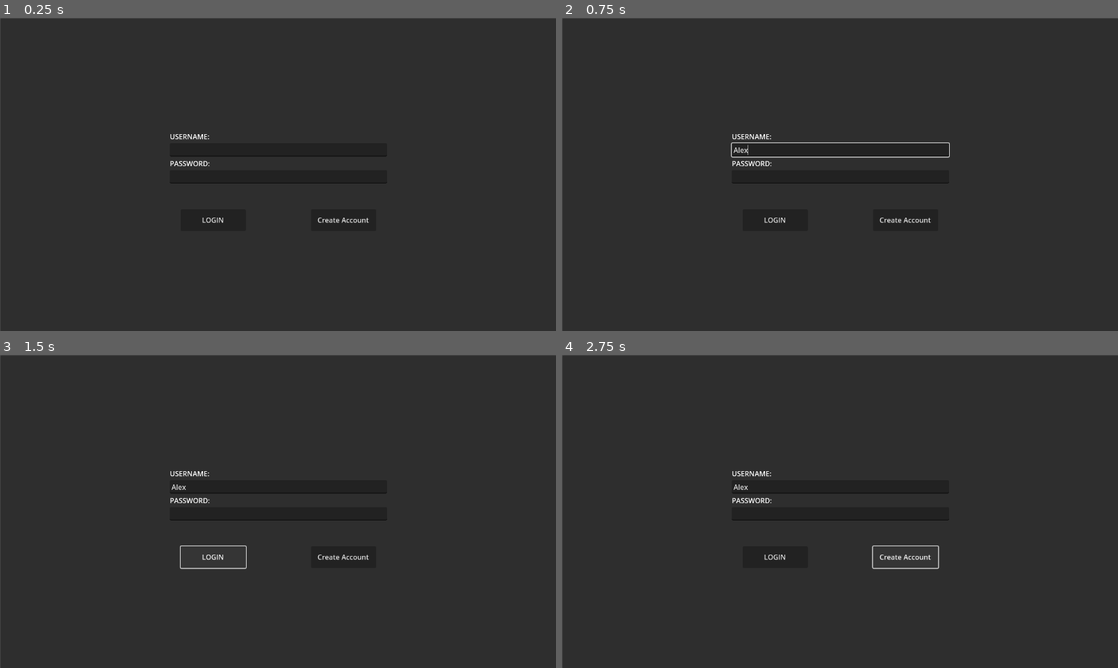
Above: before the commit, frames 1-4 (two rows, left to right).
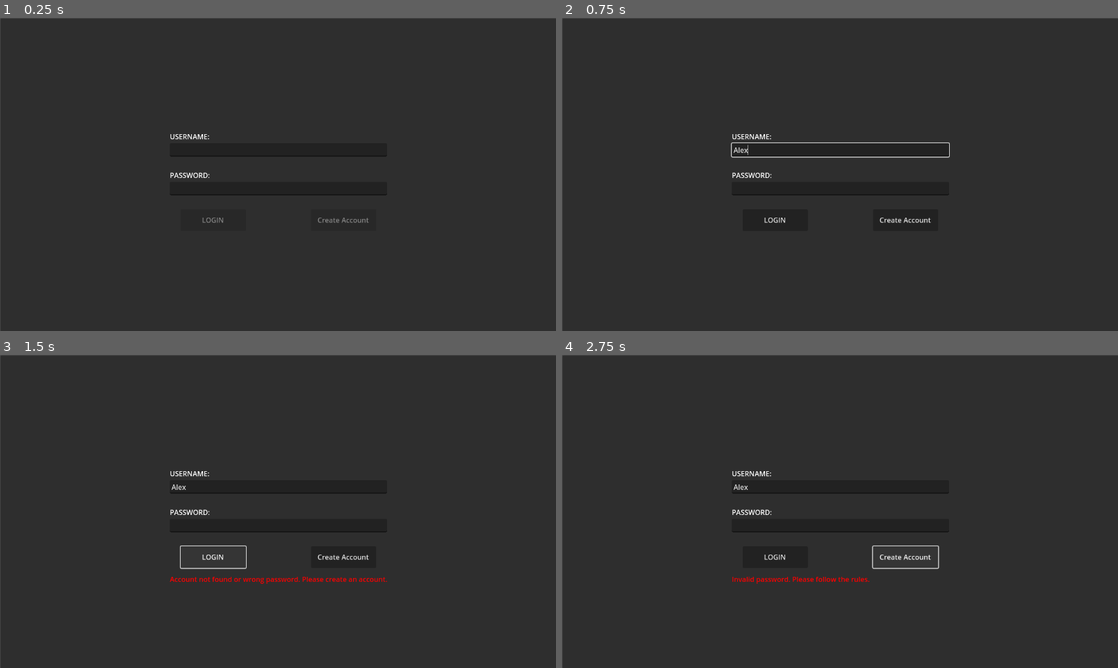
Above: after the commit, the same moments.

Repository: NMurphyGSU/InboxSimulator
Game: Godot game, scene res://Scenes/login_scene.tscn
Same seed, same stepped clock (60 frames per second), same inputs: the game is played once before the commit and once after it. Before the commit the project starts from res://login_scene.tscn.
Inputs (mouse positions are in pixels of both pictures, inside the frame that each line leads up to):
- Up to frame 1 (0.25 s): no input
- Up to frame 2 (0.75 s): click (840, 149) at 0.52 s; type "Alex" at 0.6 s
- Up to frame 3 (1.5 s): click "LOGIN" at 1.25 s
- Up to frame 4 (2.75 s): click "Create Account" at 2 s

The runs differ from the first frame. In frame 1, 0.3% of the frame differs, in the area x 30-70%, y 45-66%; in frame 2, 0.3%; in frame 3, 0.6%, in the area x 30-70%, y 45-74%; in frame 4, 0.5%.

Commit message:
Login Scene Update
I got the code working for the login scene including:
-Username error filter, user entry, and acceptance
-Password error filter, user entry, and acceptance
-JSON read/write in appdata (The troubleshooting for this took forever) Note: I have the referenced location in the login.gd for more info.
-Understanding when the user can login or create an account
-Check for accounts with matching UN or PW to JSON accounts
-The scene was created for the self assessment but that is all

Missing:

-I haven't initialized the attributes yet.

I think I worked 15 hours on this. I feel like I haven't done enough on this though.

Diff:
--- a/inbox-simulator/Account_Creation_And_Access.gd
+++ /dev/null
@@ -1,13 +0,0 @@
-
-
-extends Node
-
-
-# Called when the node enters the scene tree for the first time.
-func _ready() -> void:
-	pass # Replace with function body.
-
-
-# Called every frame. 'delta' is the elapsed time since the previous frame.
-func _process(delta: float) -> void:
-	pass
--- a/inbox-simulator/login_scene.tscn
+++ b/inbox-simulator/Scenes/login_scene.tscn
@@ -1,13 +1,13 @@
-[gd_scene load_steps=2 format=3 uid="uid://b8buoh1os3sjj"]
+[gd_scene load_steps=3 format=3 uid="uid://b8buoh1os3sjj"]
 
-[ext_resource type="Script" path="res://Account_Creation_And_Access.gd" id="1_5j6st"]
+[ext_resource type="Script" path="res://Scripts/login.gd" id="1_a1jlg"]
+[ext_resource type="PackedScene" uid="uid://bv7o7amfbnwni" path="res://Scenes/self_assessment_scene.tscn" id="2_m1bmj"]
 
 [node name="LoginScene" type="Node"]
-script = ExtResource("1_5j6st")
 
 [node name="CanvasLayer" type="CanvasLayer" parent="."]
 
-[node name="Control" type="Control" parent="CanvasLayer"]
+[node name="Control" type="Control" parent="CanvasLayer" node_paths=PackedStringArray("username_input", "password_input", "username_error_label", "password_error_label", "account_message_label", "login_button", "create_button")]
 layout_mode = 3
 anchors_preset = 0
 offset_left = 1.0
@@ -15,8 +15,18 @@
 offset_right = 1281.0
 offset_bottom = 721.0
 pivot_offset = Vector2(640, 360)
+script = ExtResource("1_a1jlg")
+username_input = NodePath("VBoxContainer_Input/LineEdit_Username")
+password_input = NodePath("VBoxContainer_Input/LineEdit_Password")
+username_error_label = NodePath("VBoxContainer_Input/Label_error_Username")
+password_error_label = NodePath("VBoxContainer_Input/Label_error_Password")
+account_message_label = NodePath("Label_error_Account")
+login_button = NodePath("Button_Login")
+create_button = NodePath("Button_CreateAccount")
+next_scene = ExtResource("2_m1bmj")
 
 [node name="Panel_Background" type="Panel" parent="CanvasLayer/Control"]
+layout_mode = 0
 offset_right = 1280.0
 offset_bottom = 720.0
 pivot_offset = Vector2(640, 360)
@@ -43,12 +53,25 @@
 [node name="LineEdit_Username" type="LineEdit" parent="CanvasLayer/Control/VBoxContainer_Input"]
 layout_mode = 2
 
+[node name="Label_error_Username" type="Label" parent="CanvasLayer/Control/VBoxContainer_Input"]
+layout_mode = 2
+
 [node name="Label_Password" type="Label" parent="CanvasLayer/Control/VBoxContainer_Input"]
 layout_mode = 2
 text = "PASSWORD:"
 
 [node name="LineEdit_Password" type="LineEdit" parent="CanvasLayer/Control/VBoxContainer_Input"]
 layout_mode = 2
+
+[node name="Label_error_Password" type="Label" parent="CanvasLayer/Control/VBoxContainer_Input"]
+layout_mode = 2
+
+[node name="Label_error_Account" type="Label" parent="CanvasLayer/Control"]
+layout_mode = 2
+offset_left = 390.0
+offset_top = 503.0
+offset_right = 890.0
+offset_bottom = 526.0
 
 [node name="Button_Login" type="Button" parent="CanvasLayer/Control"]
 layout_mode = 1
--- /dev/null
+++ b/inbox-simulator/Scenes/self_assessment_scene.tscn
@@ -0,0 +1,20 @@
+[gd_scene format=3 uid="uid://bv7o7amfbnwni"]
+
+[node name="Self Assessment Scene" type="Node"]
+
+[node name="CanvasLayer" type="CanvasLayer" parent="."]
+
+[node name="Control" type="Control" parent="CanvasLayer"]
+layout_mode = 3
+anchors_preset = 0
+offset_left = 1.0
+offset_top = 1.0
+offset_right = 1281.0
+offset_bottom = 721.0
+pivot_offset = Vector2(640, 360)
+
+[node name="Panel_Background" type="Panel" parent="CanvasLayer/Control"]
+layout_mode = 0
+offset_right = 1280.0
+offset_bottom = 720.0
+pivot_offset = Vector2(640, 360)
--- /dev/null
+++ b/inbox-simulator/Scripts/login.gd
@@ -0,0 +1,166 @@
+# Author: Michael Knighten
+# Date: 6/13/2025
+#
+# Descritption:
+# This script handles the entire login scene and saves account information
+#
+# JSON save location: Owner>AppData>Roaming>Godot>app_userdata>Inbox Simulator>Data
+#
+# Notes:
+# -Currently creates account data but not attributes(Add attributes later)
+# -When login is successful it will put you into the self assessment scene
+#----------------------------------
+
+#----------------------------------
+extends Control
+
+@export var username_input: LineEdit
+@export var password_input: LineEdit
+@export var username_error_label: Label
+@export var password_error_label: Label
+@export var account_message_label: Label
+@export var login_button: Button
+@export var create_button: Button
+@export var next_scene: PackedScene  # Drag your next scene resource here
+
+const SAVE_PATH := "user://Data/User_Data.json"
+var user_data := {}
+var character_limit: int = 8
+
+#----------------------------------
+func _ready():
+
+	load_user_data()
+
+	login_button.disabled = true
+	create_button.disabled = true
+
+	username_input.text_changed.connect(_on_username_input_changed)
+	password_input.text_changed.connect(_on_password_input_changed)
+
+	login_button.pressed.connect(_on_LoginButton_pressed)
+	create_button.pressed.connect(_on_CreateButton_pressed)
+
+	username_error_label.add_theme_color_override("font_color", Color.RED)
+	password_error_label.add_theme_color_override("font_color", Color.RED)
+	account_message_label.add_theme_color_override("font_color", Color.RED)
+
+#----------------------------------
+func load_user_data():
+	user_data = {}
+	if FileAccess.file_exists(SAVE_PATH):
+		var file = FileAccess.open(SAVE_PATH, FileAccess.READ)
+		if file:
+			var content = file.get_as_text()
+			var result = JSON.parse_string(content)
+			if typeof(result) == TYPE_DICTIONARY:
+				user_data = result
+			else:
+				print("Failed to parse JSON.")
+		else:
+			print("Failed to open file.")
+	else:
+		print("Save file not found. Starting with empty user data.")
+
+#----------------------------------
+func save_user_data():
+	var dir = DirAccess.open("user://")
+	if not dir.dir_exists("Data"):
+		var err = dir.make_dir("Data")
+		if err != OK:
+			push_error("Failed to create directory 'user://Data'")
+			return
+
+	var file = FileAccess.open(SAVE_PATH, FileAccess.WRITE)
+	if file:
+		var json = JSON.stringify(user_data)
+		file.store_string(json)
+		file.close()
+
+#----------------------------------
+func _on_username_input_changed(new_text: String):
+	var username = new_text.strip_edges()
+	if username.length() < 4:
+		username_error_label.text = "Username must be at least 4 characters."
+	else:
+		username_error_label.text = ""
+	_check_login_ready()
+
+#----------------------------------
+func _on_password_input_changed(new_text: String):
+	var password = new_text.strip_edges()
+	if not is_valid_password(password):
+		password_error_label.text = "Password must be 8+ chars, include a letter, number, and symbol."
+	else:
+		password_error_label.text = ""
+	_check_login_ready()
+
+#----------------------------------
+func _check_login_ready():
+	var username_ok = username_error_label.text == ""
+	var password_ok = password_error_label.text == ""
+	login_button.disabled = not (username_ok and password_ok)
+	create_button.disabled = not (username_ok and password_ok)
+
+#----------------------------------
+func _on_LoginButton_pressed():
+	var username = username_input.text.strip_edges()
+	var password = password_input.text.strip_edges()
+
+	if user_data.has(username) and user_data[username]["password"] == password:
+		_change_scene()
+	else:
+		account_message_label.text = "Account not found or wrong password. Please create an account."
+
+#----------------------------------
+func _on_CreateButton_pressed():
+	var username = username_input.text.strip_edges()
+	var password = password_input.text.strip_edges()
+
+	if user_data.has(username):
+		account_message_label.text = "An account with this username already exists."
+		return
+
+	if not is_valid_password(password):
+		account_message_label.text = "Invalid password. Please follow the rules."
+		return
+
+	create_new_user(username, password)
+	account_message_label.text = "Account created! Proceeding..."
+	_change_scene()
+
+
+#----------------------------------
+func is_valid_password(password: String) -> bool:
+	if password.length() < character_limit:
+		return false
+
+	var has_letter := RegEx.new()
+	has_letter.compile("[A-Za-z]")
+	if not has_letter.search(password):
+		return false
+
+	var has_number := RegEx.new()
+	has_number.compile("[0-9]")
+	if not has_number.search(password):
+		return false
+
+	var has_symbol := RegEx.new()
+	has_symbol.compile("[!@#\\$%\\^&*()_+\\-=\\[\\]{};:'\",.<>?/\\\\|]")
+	if not has_symbol.search(password):
+		return false
+
+	return true
+
+#----------------------------------
+func create_new_user(username: String, password: String):
+	user_data[username] = {
+		"password": password,
+		"attributes": {}
+	}
+	save_user_data()
+
+#----------------------------------
+func _change_scene():
+	if next_scene:
+		get_tree().change_scene_to_packed(next_scene)
--- a/inbox-simulator/project.godot
+++ b/inbox-simulator/project.godot
@@ -11,7 +11,7 @@
 [application]
 
 config/name="Inbox Simulator"
-run/main_scene="res://login_scene.tscn"
+run/main_scene="res://Scenes/login_scene.tscn"
 config/features=PackedStringArray("4.3", "Forward Plus")
 config/icon="res://icon.svg"
 
--- a/inbox-simulator/self_assessment_scene.tscn
+++ /dev/null
@@ -1,3 +0,0 @@
-[gd_scene format=3 uid="uid://bv7o7amfbnwni"]
-
-[node name="Self Assessment Scene" type="Node"]
